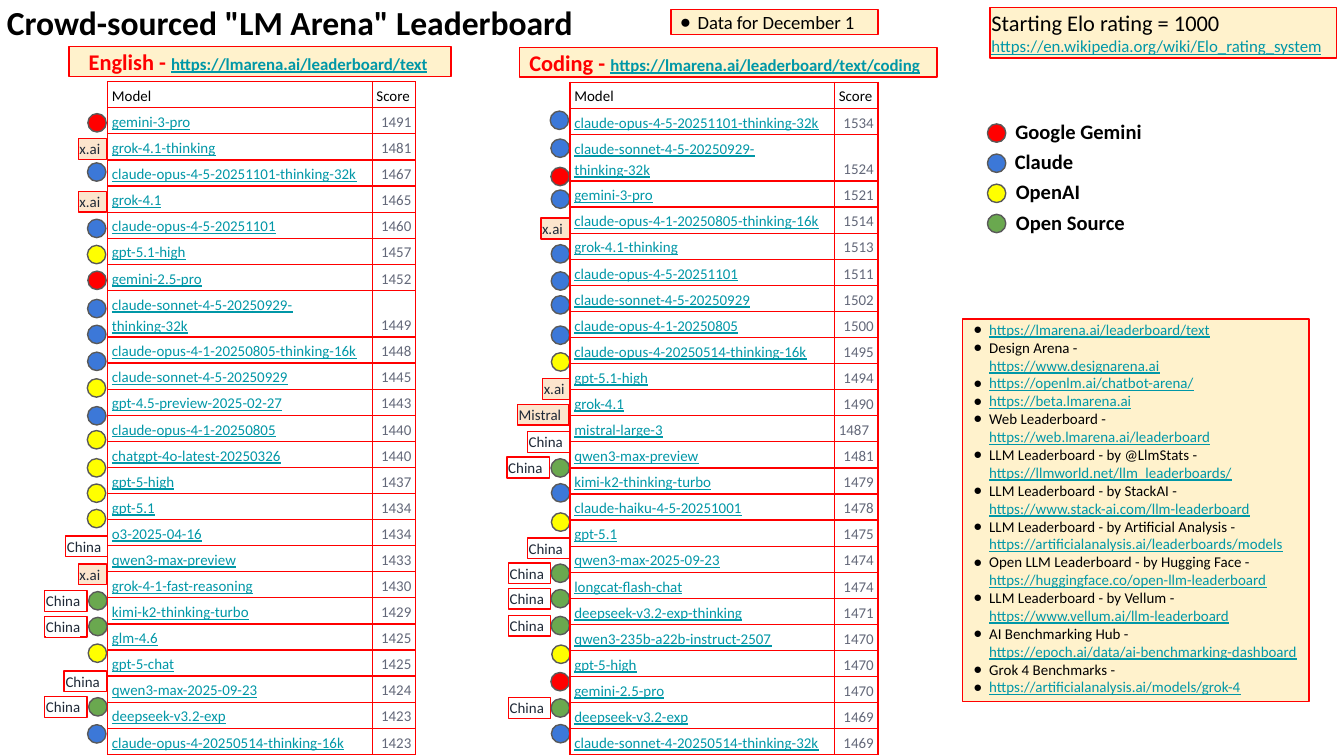
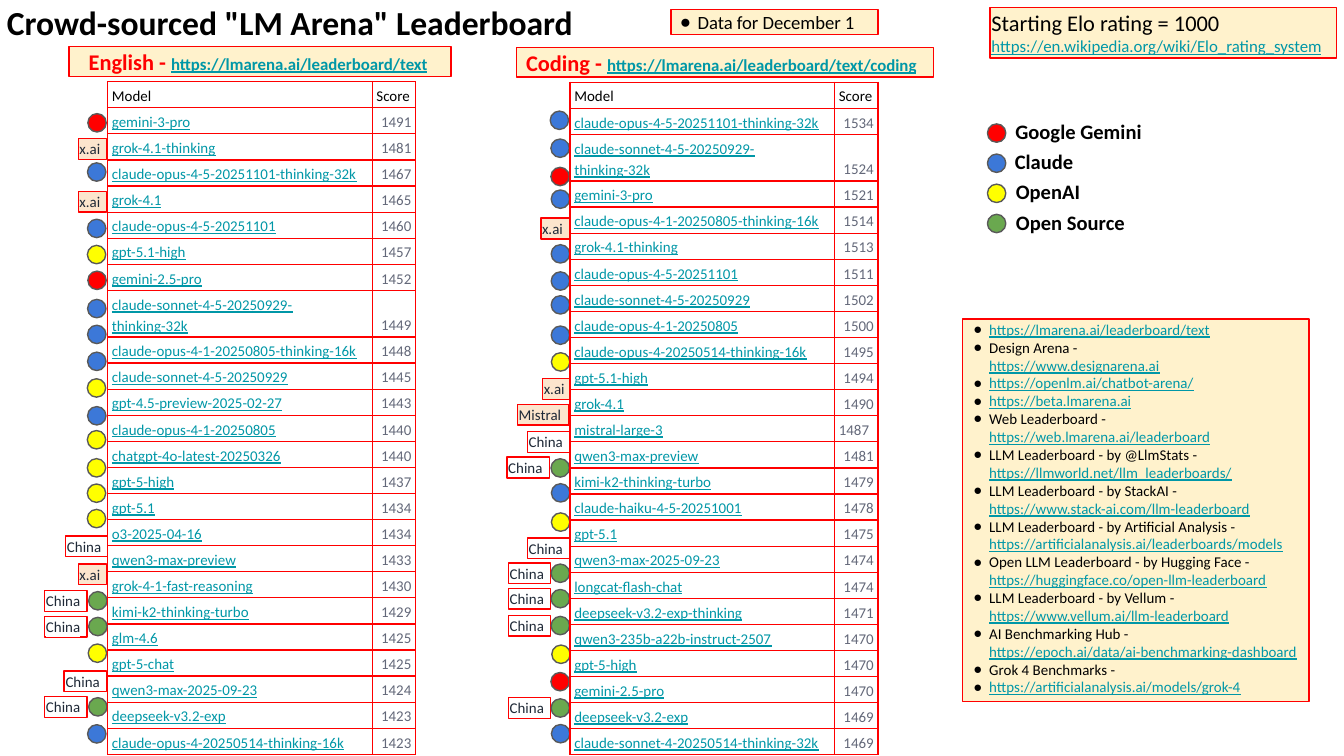
Before and after one commit to lselector/seminar, a slide deck: slide 2 of 2025/2025-12-05-AI-Updates.pptx. Drawn at 1344x756 pixels with LibreOffice and Linux fonts; fonts in the diff are those of the drawing. Boxes give left, top, right and bottom in pixels: in the first picture for what was removed or moved away, otherwise in the second. Text is boxed around its words. In the diff, an @@ line names an element or a change of style, - is before the commit and + after.

```diff
--- a/2025/2025-12-05-AI-Updates.pptx
+++ b/2025/2025-12-05-AI-Updates.pptx
@@ rectangle "Coding - https://lmarena.ai/leaderboard/text/coding": place and size @@
-rectangle "Coding - https://lmarena.ai/leaderboard/text/coding" at [520, 47, 938, 77]
+rectangle "Coding - https://lmarena.ai/leaderboard/text/coding" at [516, 47, 934, 77]
```
Also in this commit, not shown: 1 other slide changed, 6 slides added.
